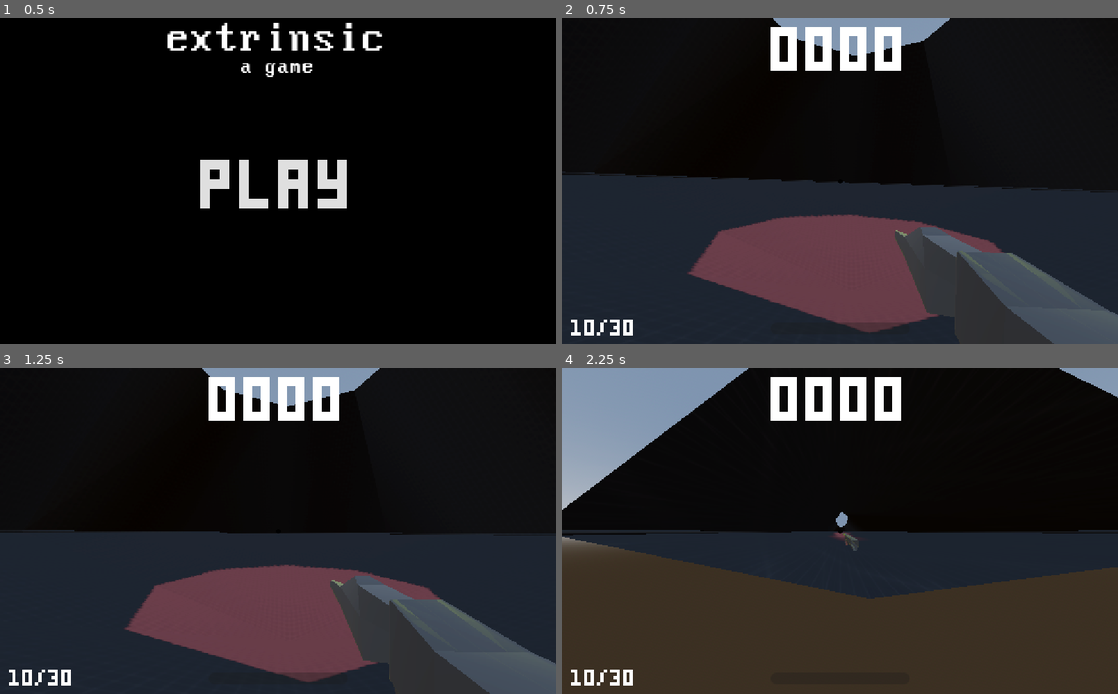
Above: before the commit, frames 1-4 (two rows, left to right).
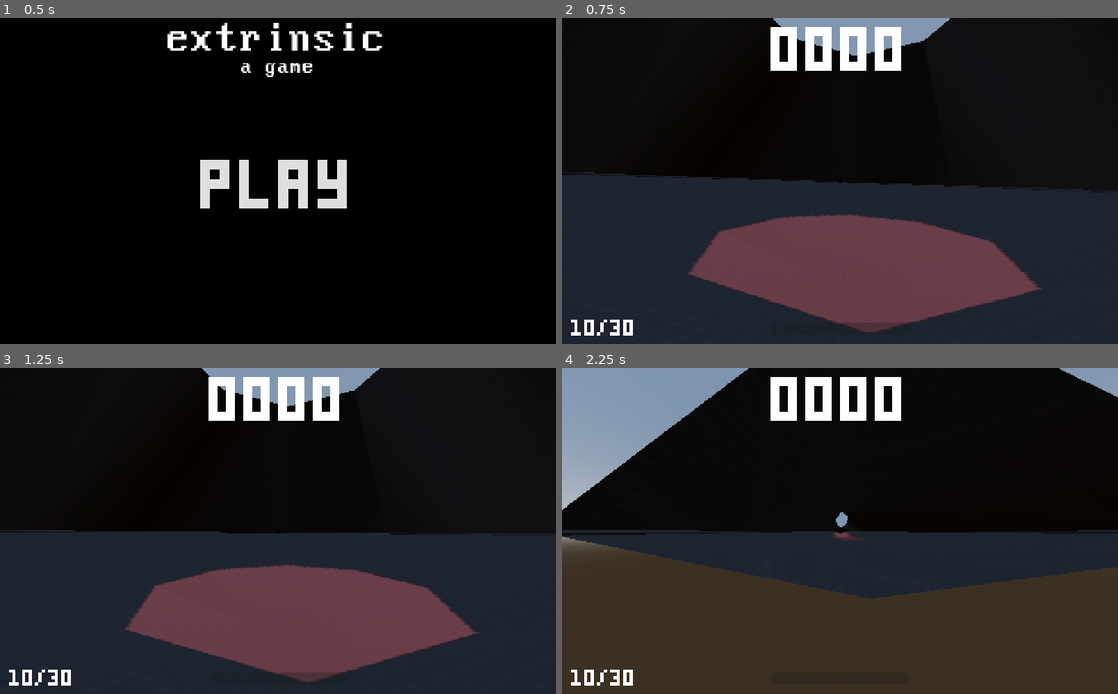
Above: after the commit, the same moments.

Repository: burnt-meat/extrinsic
Game: Godot game, scene res://main_menu.tscn
Same seed, same stepped clock (60 frames per second), same inputs: the game is played once before the commit and once after it.
Inputs (mouse positions are in pixels of both pictures, inside the frame that each line leads up to):
- Up to frame 1 (0.5 s): no input
- Up to frame 2 (0.75 s): click "PLAY" at 0.5 s
- Up to frame 3 (1.25 s): no input
- Up to frame 4 (2.25 s): tap Enter at 1.25 s; move the mouse to (867, 531) at 1.27 s; hold Ctrl (crouch) 1.28-2.03 s; hold W (forward) from 1.28 s (still down); tap Space (jump) at 1.52 s; move the mouse to (812, 531) at 2.02 s; click (812, 531) at 2.1 s

Frame 1 is identical in both runs. In frame 2, 6.9% of the frame differs, in the area x 59-100%, y 64-100%; in frame 3, 6.9%; in frame 4, less than 0.1%.
Error in both runs: Invalid assignment of property or key 'effects' with value of type 'Array' on a base object of type 'Resource (Weapon)'. (res://APIs/GunAPI.gd:53)

Commit message:
Fix fists

Diff:
--- a/Scenes/Player.tscn
+++ b/Scenes/Player.tscn
@@ -1,9 +1,8 @@
-[gd_scene load_steps=20 format=3 uid="uid://c0onwct0xl47"]
+[gd_scene load_steps=19 format=3 uid="uid://c0onwct0xl47"]
 
 [ext_resource type="Script" path="res://Scripts/Player.gd" id="1_66hsi"]
 [ext_resource type="Script" path="res://Scripts/Camera.gd" id="2_41w83"]
 [ext_resource type="Script" path="res://Scripts/weapon.gd" id="2_mm2sc"]
-[ext_resource type="PackedScene" uid="uid://j3gtw84j7hp2" path="res://Scenes/Guns/Rifle.tscn" id="3_rf5c1"]
 [ext_resource type="Texture2D" uid="uid://chmowq51hp4g4" path="res://Assets/crosshair.png" id="3_rkxvw"]
 [ext_resource type="AudioStream" uid="uid://ja808e46bx0" path="res://Assets/SFX/rifle.wav" id="5_eyqwt"]
 [ext_resource type="Script" path="res://Scripts/HUD.gd" id="5_ytuax"]
@@ -193,8 +192,6 @@
 transform = Transform3D(1, 0, 0, 0, 1, 0, 0, 0, 1, 0.5, -0.5, -0.3)
 script = ExtResource("2_mm2sc")
 
-[node name="Node3D" parent="Neck/WeaponHolder" instance=ExtResource("3_rf5c1")]
-
 [node name="GunSFX" type="AudioStreamPlayer" parent="Neck/WeaponHolder"]
 stream = ExtResource("5_eyqwt")
 bus = &"SFX"
--- a/Scripts/Player.gd
+++ b/Scripts/Player.gd
@@ -56,6 +56,7 @@
 	ScoreApi.connect("score_changed", func(): print(ScoreApi.score))
 	GunApi.create_weapon("Rifle", 1, .2, 20, 1.0, true, [], "res://Scenes/Guns/Rifle.tscn")
 	GunApi.create_weapon("Boom", 0, 1, 2, 5.0, false, [BoomGunEffect.new()], "res://Scenes/Guns/Boom.tscn")
+	GunApi.switch_weapon(0)
 
 func die():
 	dead = true
